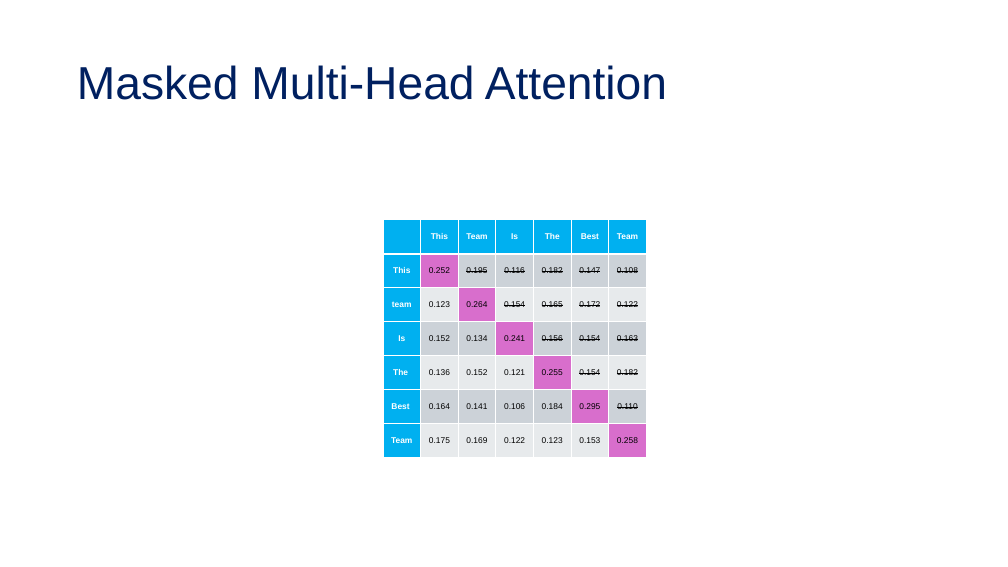
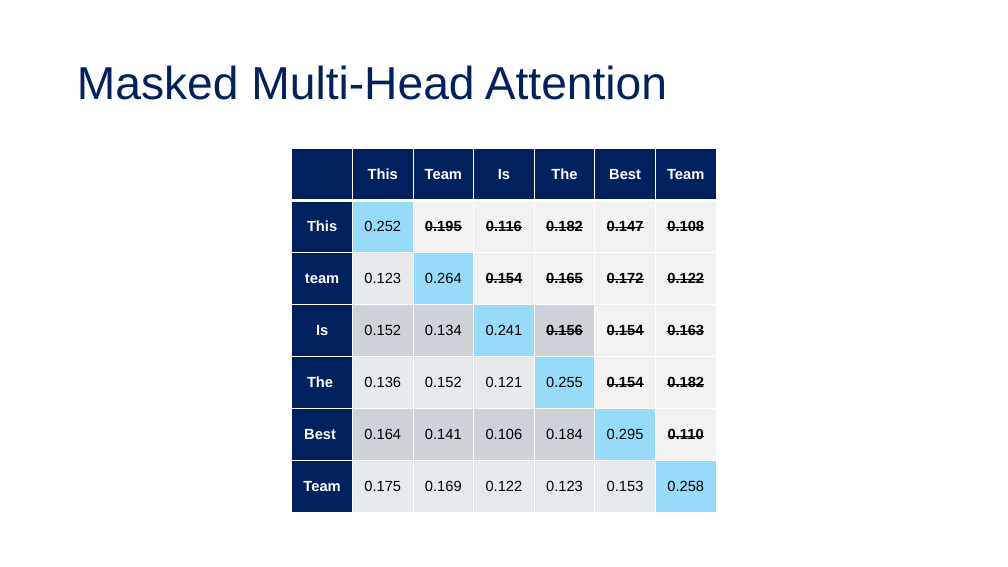
Before and after one commit to tanquangduong/transformer-pt, a slide deck: slide 39 of presentation/Introduction to Transformer.pptx (slide 38 before the commit). Drawn at 1008x567 pixels with LibreOffice and Linux fonts; fonts in the diff are those of the drawing. Boxes give left, top, right and bottom in pixels: in the first picture for what was removed or moved away, otherwise in the second. Text is boxed around its words. In the diff, an @@ line names an element or a change of style, - is before the commit and + after.

```diff
--- a/presentation/Introduction to Transformer.pptx
+++ b/presentation/Introduction to Transformer.pptx
@@ table at <box>292,148,715,513</box> @@
@@ fill #00B0F0 to #002060 in 13 cells @@
@@ fill #D86ECC to #96DCF8 in 6 cells @@
@@ fill #CCD2D8 to #F2F2F2 in 8 cells @@
@@ fill #E8EAED to #F2F2F2 in 6 cells @@
@@ size 8 to 14 pt @@
@@ bold on in "0.195", "0.116", "0.182", "0.147" and 11 more places @@
@@ table: place and size @@
-table at <box>383,220,648,458</box>
+table at <box>292,148,715,513</box>
```
Also in this commit, not shown: 7 other slides changed, 4 slides added, 7 other files.
